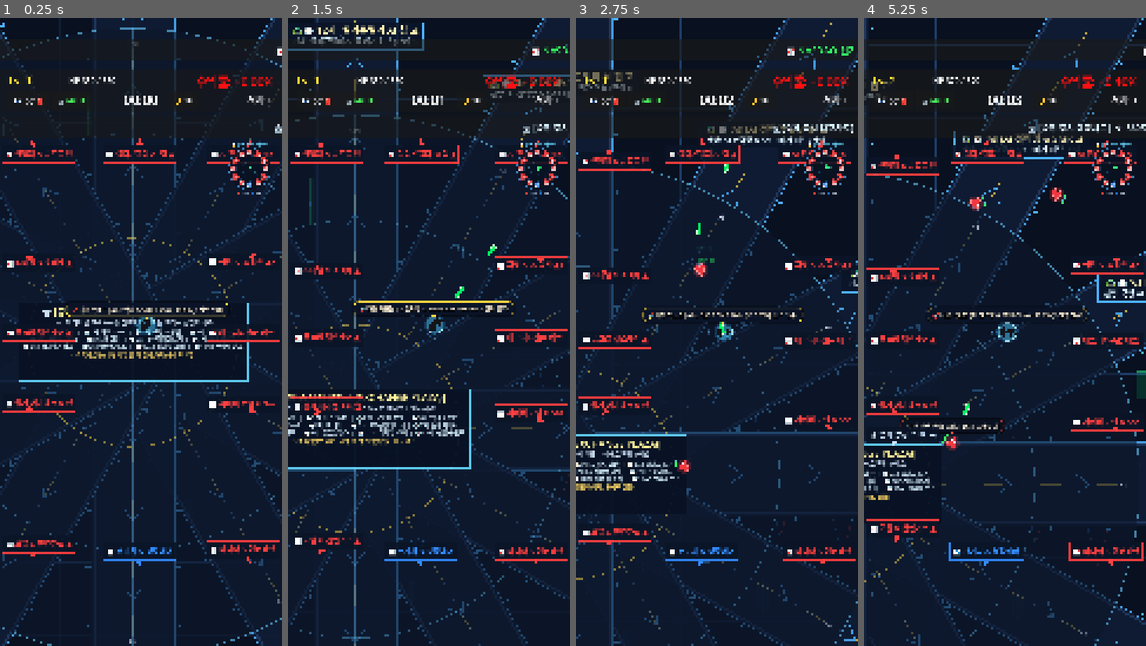
Above: before the commit, frames 1-4 (left to right).
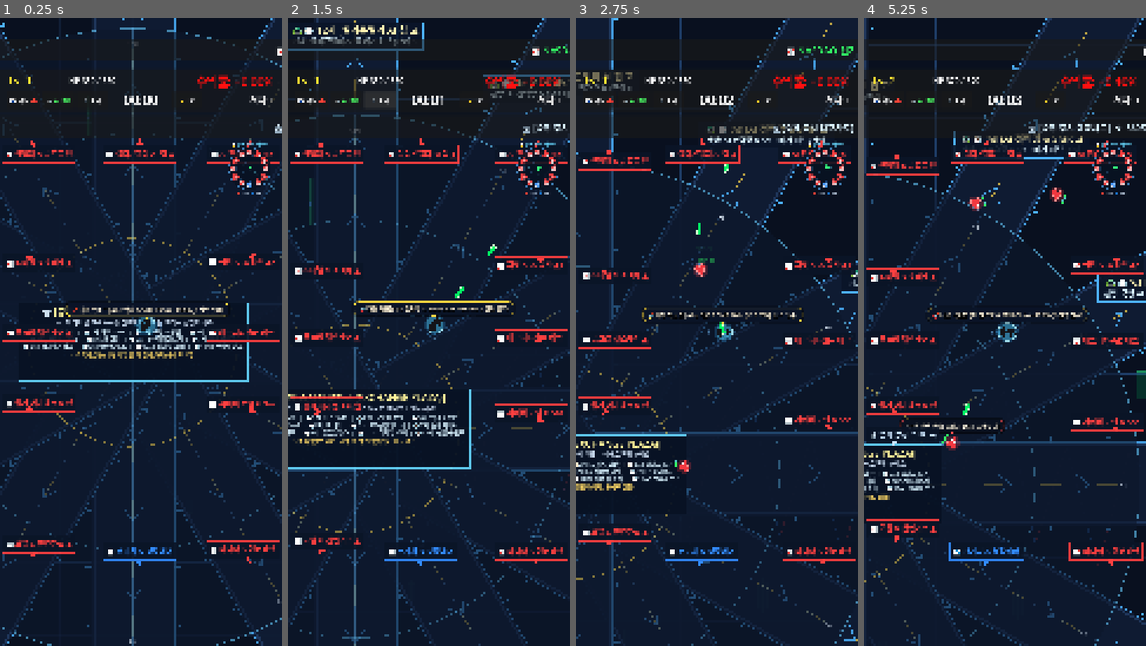
Above: after the commit, the same moments.

Repository: gamcatch/stock-rpg
Game: Godot game, scene res://scenes/main.tscn
The game is run twice, just before and just after one commit, with the same random seed, the same clock (stepped at 60 frames per second) and the same inputs.
Inputs (mouse positions are in pixels of both pictures, inside the frame that each line leads up to):
- Up to frame 1 (0.25 s): no input
- Up to frame 2 (1.5 s): click (381, 99) at 0.5 s, where only the run after the commit has a clickable "🔊 소리"; click (381, 99) at 1.25 s, where only the run after the commit has a clickable "🔇 음소거"
- Up to frame 3 (2.75 s): move the mouse to (779, 300) at 2.02 s; hold D (move_right) from 2.03 s (still down); click (779, 300) at 2.17 s
- Up to frame 4 (5.25 s): release D (move_right) at 2.75 s; drag from (948, 363) to (1013, 332) at 2.77 s; move the mouse to (1033, 193) at 3.52 s; hold D (move_right) 3.53-4.25 s; click "🤖 퀀트 AI 모델 [신규 매수] 모든 무기 공격력 …" at 4.25 s; click "🧲 유동성 흡수 (자석) [신규 매수] 배당금 젬 흡…" at 5 s

The runs differ from the first frame. In frame 1, 0.3% of the frame differs, in the area x 3-97%, y 12-14%; in frame 2, 0.3%; in frame 3, 0.3%; in frame 4, 0.3%, in the area x 2-98%, y 12-14%.

Commit message:
feat: VI 발동 종목 타겟 제외 쿨타임 10분 연장 및 사운드 온오프 UI 추가

Diff:
--- a/scenes/player.gd
+++ b/scenes/player.gd
@@ -78,8 +78,8 @@
 		say_monologue("🚀 다음 목표는 [%s %s (+%.1f%%)]! 전력 질주!" % [sec_name, st_name, st_rate], 3.8, true)
 
 func _on_stock_vi_triggered(stock_name: String, _duration: float):
+	visited_stock_cooldowns[stock_name] = 600.0 # VI 발동 종목 10분(600초) 쿨타임
 	if not current_target_stock.is_empty() and current_target_stock.get("name", "") == stock_name:
-		visited_stock_cooldowns[stock_name] = 120.0 # VI 발동 종목 2분(120초) 쿨타임
 		stay_at_target_timer = 0.0
 		_rotate_to_next_sector()
 		var new_name = current_target_stock.get("name", "다음 급등주")
--- a/scenes/ui/hud.gd
+++ b/scenes/ui/hud.gd
@@ -12,6 +12,7 @@
 @onready var yield_label: Label = $HUDControl/HeaderPanel/YieldLabel
 @onready var theme_button: Button = $HUDControl/HeaderPanel/ThemeButton
 @onready var auto_button: Button = $HUDControl/HeaderPanel/AutoButton
+@onready var sound_button: Button = $HUDControl/HeaderPanel/SoundButton
 @onready var speed_button: Button = $HUDControl/HeaderPanel/SpeedButton
 @onready var sector_panel: Panel = $HUDControl/SectorPanel
 @onready var sector_ticker_label: Label = $HUDControl/SectorPanel/SectorTickerLabel
@@ -49,6 +50,10 @@
 	if auto_button:
 		auto_button.pressed.connect(_on_auto_button_pressed)
 		_update_auto_button_ui()
+	if sound_button:
+		sound_button.pressed.connect(_on_sound_button_pressed)
+		SoundManager.sound_toggled.connect(func(_enabled): _update_sound_button_ui())
+		_update_sound_button_ui()
 	if speed_button:
 		speed_button.pressed.connect(_on_speed_button_pressed)
 		_update_speed_button_ui()
@@ -280,6 +285,20 @@
 			auto_button.text = "🕹️ 수동"
 			auto_button.add_theme_color_override("font_color", Color(0.7, 0.85, 1.0))
 
+func _on_sound_button_pressed():
+	SoundManager.haptic_tap()
+	SoundManager.toggle_sound()
+	_update_sound_button_ui()
+
+func _update_sound_button_ui():
+	if sound_button:
+		if SoundManager.sound_enabled:
+			sound_button.text = "🔊 소리"
+			sound_button.add_theme_color_override("font_color", Color(1.0, 1.0, 1.0))
+		else:
+			sound_button.text = "🔇 음소거"
+			sound_button.add_theme_color_override("font_color", Color(1.0, 0.4, 0.4))
+
 func _on_speed_button_pressed():
 	SoundManager.haptic_tap()
 	if Engine.time_scale <= 1.0:
--- a/scenes/ui/hud.tscn
+++ b/scenes/ui/hud.tscn
@@ -117,9 +117,9 @@
 anchors_preset = 1
 anchor_left = 1.0
 anchor_right = 1.0
-offset_left = -380.0
+offset_left = -280.0
 offset_top = 92.0
-offset_right = -32.0
+offset_right = -24.0
 offset_bottom = 148.0
 grow_horizontal = 0
 theme_override_colors/font_color = Color(0.85, 0.85, 0.85, 1)
@@ -129,29 +129,38 @@
 
 [node name="ThemeButton" type="Button" parent="HUDControl/HeaderPanel"]
 layout_mode = 0
-offset_left = 32.0
-offset_top = 88.0
-offset_right = 188.0
-offset_bottom = 152.0
-theme_override_font_sizes/font_size = 26
-text = "🇰🇷 국장 🔴"
+offset_left = 24.0
+offset_top = 88.0
+offset_right = 156.0
+offset_bottom = 152.0
+theme_override_font_sizes/font_size = 24
+text = "🇰🇷 국장"
 
 [node name="AutoButton" type="Button" parent="HUDControl/HeaderPanel"]
 layout_mode = 0
-offset_left = 196.0
-offset_top = 88.0
-offset_right = 346.0
-offset_bottom = 152.0
-theme_override_font_sizes/font_size = 26
+offset_left = 164.0
+offset_top = 88.0
+offset_right = 284.0
+offset_bottom = 152.0
+theme_override_font_sizes/font_size = 24
 text = "🤖 AUTO"
 
+[node name="SoundButton" type="Button" parent="HUDControl/HeaderPanel"]
+layout_mode = 0
+offset_left = 292.0
+offset_top = 88.0
+offset_right = 412.0
+offset_bottom = 152.0
+theme_override_font_sizes/font_size = 24
+text = "🔊 소리"
+
 [node name="SpeedButton" type="Button" parent="HUDControl/HeaderPanel"]
 layout_mode = 0
-offset_left = 650.0
-offset_top = 88.0
-offset_right = 760.0
-offset_bottom = 152.0
-theme_override_font_sizes/font_size = 26
+offset_left = 660.0
+offset_top = 88.0
+offset_right = 770.0
+offset_bottom = 152.0
+theme_override_font_sizes/font_size = 24
 text = "⚡ 1X"
 
 [node name="SectorPanel" type="Panel" parent="HUDControl"]
--- a/scripts/sound_manager.gd
+++ b/scripts/sound_manager.gd
@@ -2,6 +2,9 @@
 
 # Procedural audio generator & Mobile Haptic Vibration Manager (Optimized)
 
+signal sound_toggled(enabled: bool)
+
+var sound_enabled: bool = true
 var haptic_enabled: bool = true
 
 # 1. Fixed Audio Player Pool (8 Channels to eliminate runtime node instancing & GC lag)
@@ -27,6 +30,11 @@
 func _ready():
 	process_mode = PROCESS_MODE_ALWAYS
 
+	# 부드럽고 편안한 마스터 볼륨 레벨 설정 (-6 dB)
+	var master_bus = AudioServer.get_bus_index("Master")
+	if master_bus >= 0:
+		AudioServer.set_bus_volume_db(master_bus, -6.0)
+
 	# Pre-instantiate fixed audio players
 	for i in range(POOL_SIZE):
 		var p = AudioStreamPlayer.new()
@@ -37,21 +45,32 @@
 	# Pre-bake procedural audio wave streams
 	_prebake_audio_streams()
 
+func toggle_sound() -> bool:
+	set_sound_enabled(not sound_enabled)
+	return sound_enabled
+
+func set_sound_enabled(enabled: bool):
+	sound_enabled = enabled
+	var master_bus = AudioServer.get_bus_index("Master")
+	if master_bus >= 0:
+		AudioServer.set_bus_mute(master_bus, not sound_enabled)
+	sound_toggled.emit(sound_enabled)
+
 func _prebake_audio_streams():
-	# Generate procedural WAV streams once in memory
-	cached_streams["beam"] = _generate_synth_stream(600.0, 1200.0, 0.09, 0.15, "square")
-	cached_streams["hit"] = _generate_synth_stream(220.0, 75.0, 0.06, 0.18, "noise")
-	cached_streams["kill_bull"] = _generate_synth_stream(880.0, 1760.0, 0.08, 0.22, "sine")
-	cached_streams["kill_bear"] = _generate_synth_stream(180.0, 60.0, 0.08, 0.20, "sawtooth")
-	cached_streams["coin"] = _generate_synth_stream(1046.5, 2093.0, 0.05, 0.12, "sine")
-	cached_streams["boss_alert"] = _generate_synth_stream(140.0, 280.0, 0.35, 0.30, "sawtooth")
-	cached_streams["shockwave"] = _generate_synth_stream(280.0, 45.0, 0.25, 0.25, "sawtooth")
+	# Generate procedural WAV streams once in memory with soft, gentle volumes
+	cached_streams["beam"] = _generate_synth_stream(600.0, 1200.0, 0.09, 0.07, "square")
+	cached_streams["hit"] = _generate_synth_stream(220.0, 75.0, 0.06, 0.08, "noise")
+	cached_streams["kill_bull"] = _generate_synth_stream(880.0, 1760.0, 0.08, 0.10, "sine")
+	cached_streams["kill_bear"] = _generate_synth_stream(180.0, 60.0, 0.08, 0.09, "sawtooth")
+	cached_streams["coin"] = _generate_synth_stream(1046.5, 2093.0, 0.05, 0.06, "sine")
+	cached_streams["boss_alert"] = _generate_synth_stream(140.0, 280.0, 0.35, 0.15, "sawtooth")
+	cached_streams["shockwave"] = _generate_synth_stream(280.0, 45.0, 0.25, 0.12, "sawtooth")
 
 	# Arpeggio notes for Level Up
 	var note_freqs = [523.25, 659.25, 783.99, 1046.5]
 	for i in range(note_freqs.size()):
 		var f = note_freqs[i]
-		cached_streams["levelup_%d" % i] = _generate_synth_stream(f, f * 1.04, 0.08, 0.18, "square")
+		cached_streams["levelup_%d" % i] = _generate_synth_stream(f, f * 1.04, 0.08, 0.08, "square")
 
 # --- Haptic Feedback Methods with Throttling ---
 
@@ -131,6 +150,8 @@
 # --- Core Player Pooling & Throttling Logic ---
 
 func _play_stream_throttled(stream_key: String, cooldown: float, pitch: float = 1.0) -> bool:
+	if not sound_enabled:
+		return false
 	var now = Time.get_ticks_msec() / 1000.0
 	var last_time = last_sound_times.get(stream_key, 0.0)
 	if now - last_time < cooldown:
@@ -141,6 +162,8 @@
 	return true
 
 func _play_cached_stream(stream_key: String, pitch: float = 1.0):
+	if not sound_enabled:
+		return
 	if not cached_streams.has(stream_key):
 		return
 
